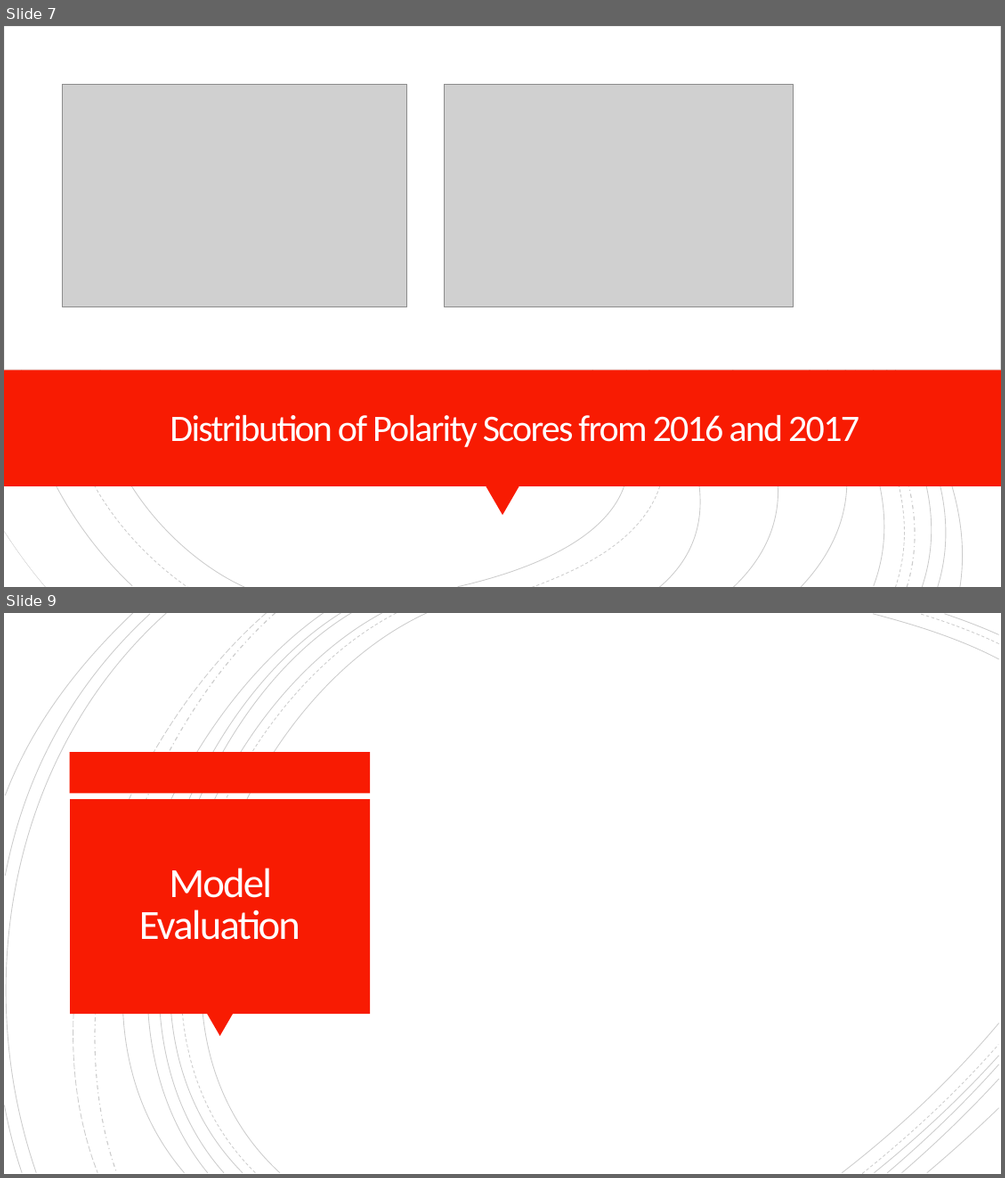
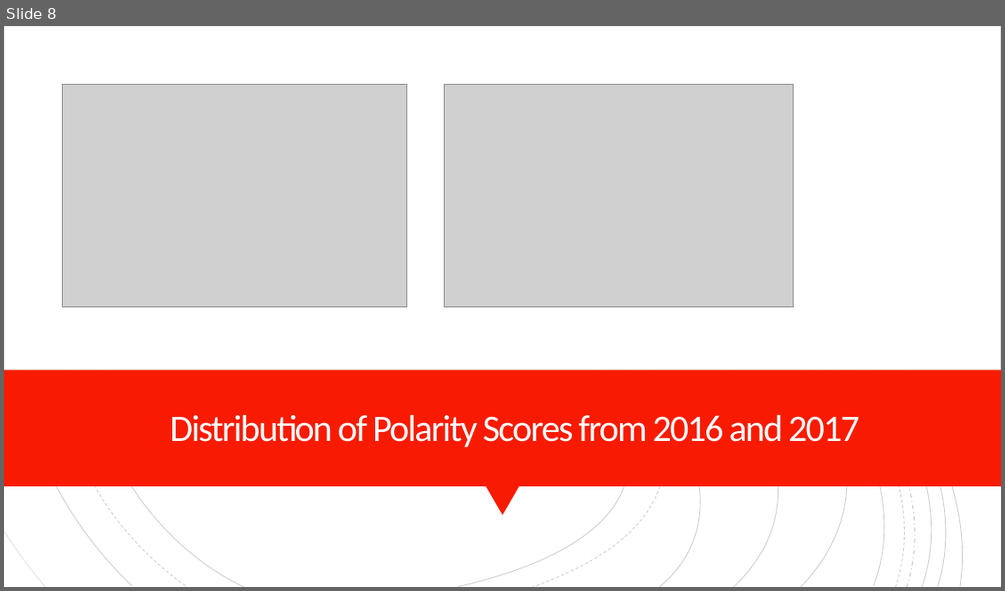
Before and after one commit to davepalazzo/Sentiment_Analysis_S-P_500, a slide deck: Economic_Forecasting.pptx. Shown one above the other, each under a label of ours: slides 7 and 9 before the commit, slide 8 after it; the slides between them are not shown. The pictures are 1005x1178 and 1005x591 pixels, drawn with LibreOffice and Linux fonts; fonts in the diff are those of the drawing; grey boxes stand for pictures. Boxes give left, top, right and bottom in pixels: in the first picture for what was removed or moved away, otherwise in the second. Text is boxed around its words. In the diff, an @@ line names an element or a change of style, - is before the commit and + after.

```diff
--- a/Economic_Forecasting.pptx
+++ b/Economic_Forecasting.pptx
@@ slide 9 removed at (4,613,1001,1174), background #FFFFFF; not listed: 18 template elements that a slide beside it also shows @@
@@ rectangle removed at (70,752,371,793) @@
@@ rectangle removed at (70,799,370,1013) @@
@@ title removed at (139,868,300,940) @@
-Model Evaluation
@@ triangle removed at (207,1013,233,1037) @@
@@ freeform shape removed at (842,1022,999,1172) @@
@@ freeform shape removed at (874,1055,999,1172) @@
@@ freeform shape removed at (887,1064,998,1172) @@
@@ what was slide 7 is now slide 8 @@
```
Also in this commit, not shown: 2 slides changed, 4 slides added, 1 other slide removed.
